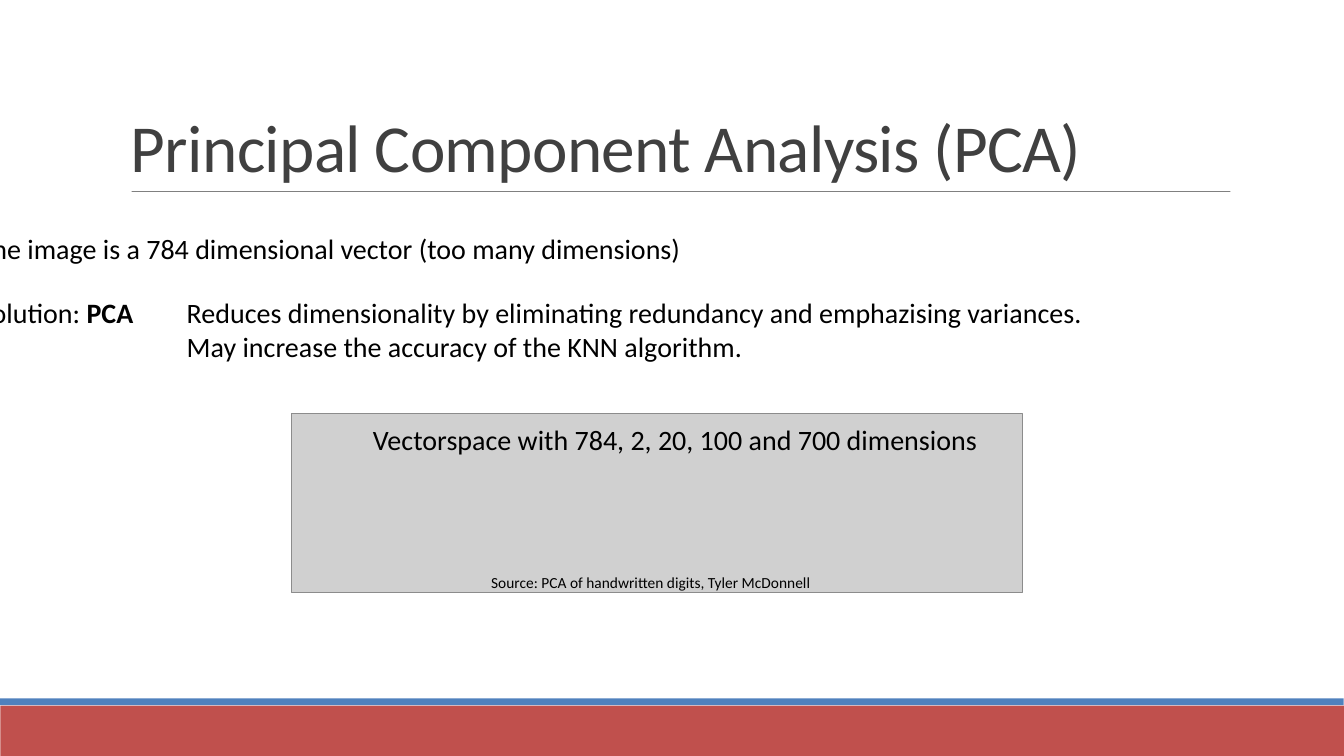
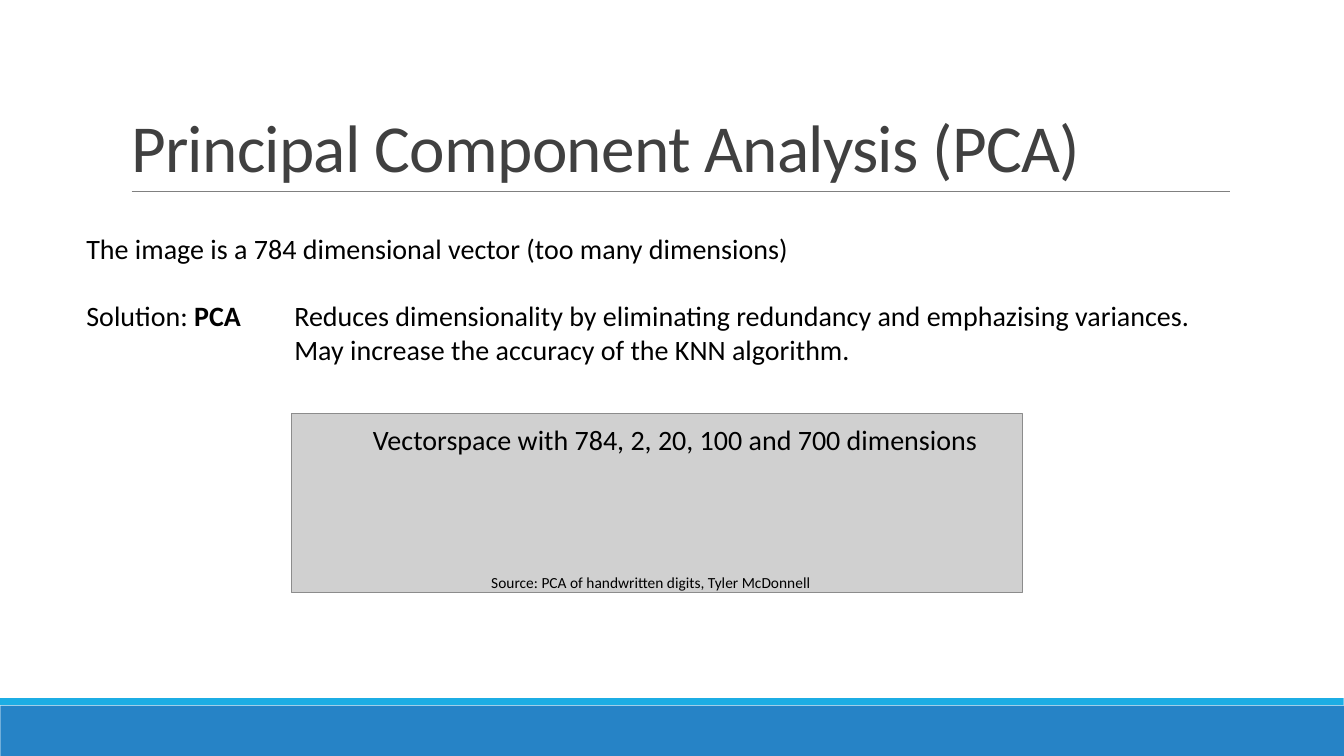
Before and after one commit to datascience-mobi/project-03-group-01, a slide deck: slide 5 of Vortrag1.pptx. Drawn at 1344x756 pixels with LibreOffice and Linux fonts; fonts in the diff are those of the drawing; grey boxes stand for pictures. Boxes give left, top, right and bottom in pixels: in the first picture for what was removed or moved away, otherwise in the second. Text is boxed around its words. In the diff, an @@ line names an element or a change of style, - is before the commit and + after.

```diff
--- a/Vortrag1.pptx
+++ b/Vortrag1.pptx
@@ text "The image is a 784 ..." rewrapped from <box>27,238,1081,362</box> to <box>86,238,1189,365</box> @@
@@ rectangle at <box>0,706,1344,756</box>: fill #C0504D to #2683C6 @@
@@ rectangle at <box>0,699,1344,706</box>: fill #4F81BD to #1CADE4 @@
```
Also in this commit, not shown: 8 other slides changed.
